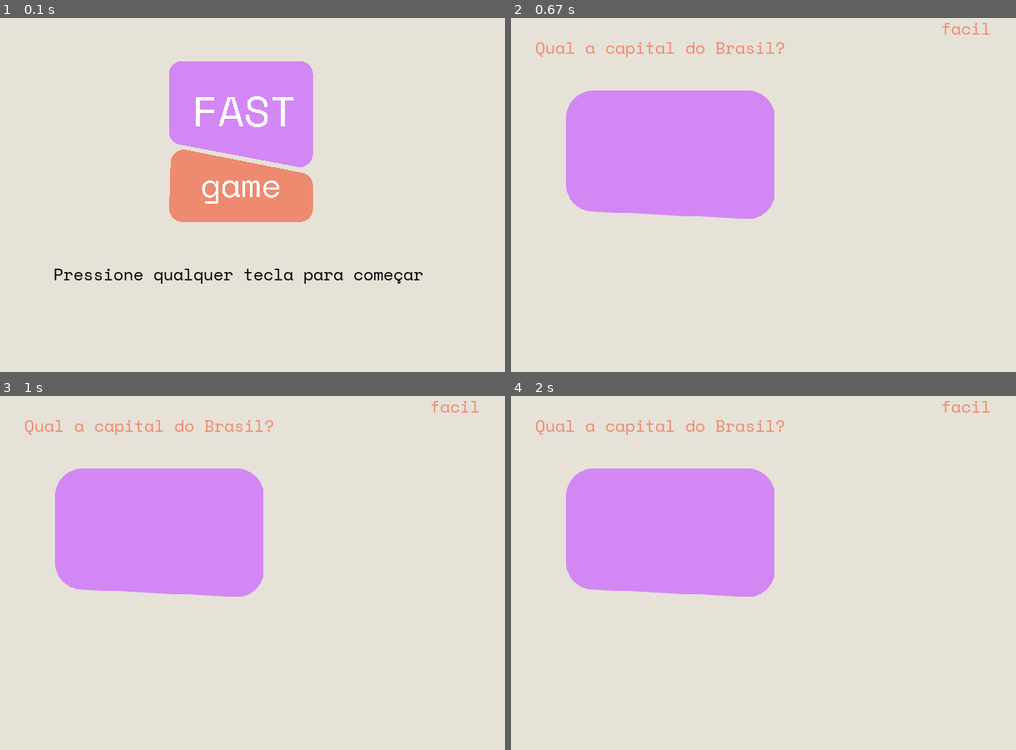
Above: before the commit, frames 1-4 (two rows, left to right).
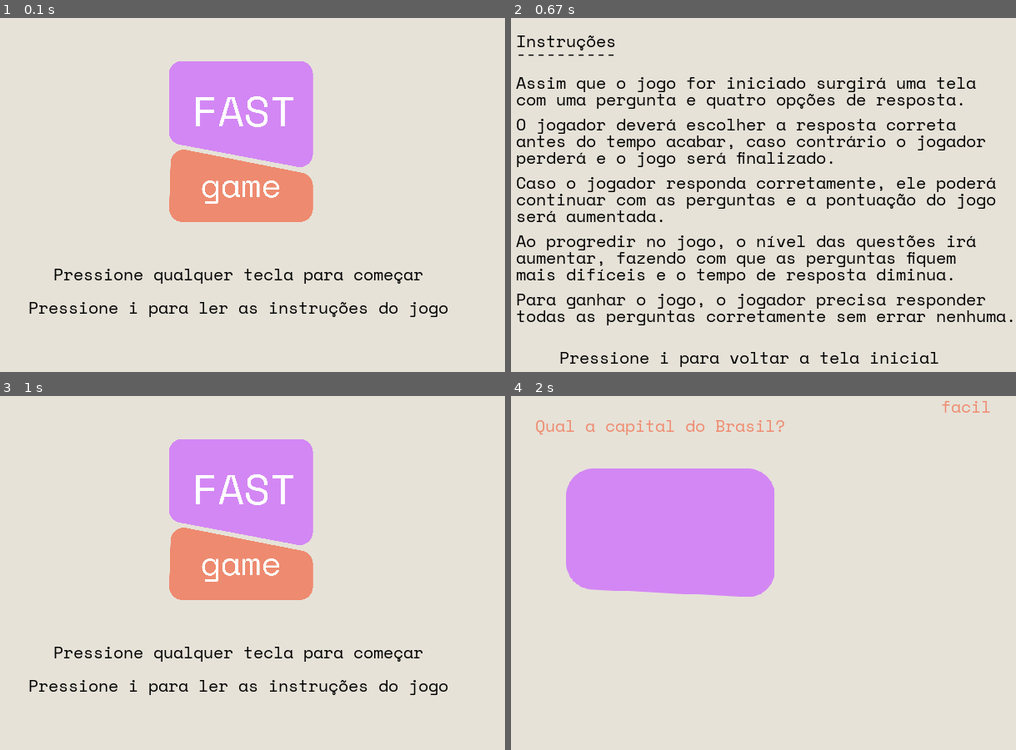
Above: after the commit, the same moments.

Repository: insper-classroom/devlife-23-1-projeto-pygame-jonas-pelegrina-gabriel-mendes
Game: pygame game, started from jogo.py
Same seed, same stepped clock (60 frames per second), same inputs: the game is played once before the commit and once after it.
Inputs:
- Up to frame 1 (0.1 s): no input
- Up to frame 2 (0.67 s): tap I at 0.33 s
- Up to frame 3 (1 s): tap I at 0.67 s
- Up to frame 4 (2 s): tap Enter at 1 s

The runs differ from the first frame. In frame 1, 0.8% of the frame differs, in the area x 5-89%, y 80-85%; in frame 2, 25%, in the area x 0-100%, y 1-99%; in frame 3, 20%; in frame 4, nothing differs.

Commit message:
Código atualizada (tela de instruções adicionada).

Diff:
--- a/config.py
+++ b/config.py
@@ -1,5 +1,3 @@
-from perguntas_e_respostas import *
-from funcoes import *
 # Dados gerais do jogo.
 WIDTH = 640 # Largura da tela
 HEIGHT = 480 # Altura da tela
@@ -7,6 +5,5 @@
 
 # Variáveis
 tela_de_inicio = True
+tela_de_instrucoes = False
 inicio_jogo = False
-
-questao_sorteada = sorteia_questao(perguntas,'medio')
--- a/jogo.py
+++ b/jogo.py
@@ -15,7 +15,7 @@
 # ----- Gera tela principal
 window = display.set_mode((WIDTH, HEIGHT))
 clock = time.Clock()
-display.set_caption('Fast Game')
+display.set_caption('FastGame')
 
 
 # Símbolo do Pygame
@@ -28,12 +28,53 @@
     window.fill ((230, 226, 216))
     if tela_de_inicio:
         window.blit(logo, (WIDTH/2 - logo.get_width()/2, HEIGHT/2 - logo.get_height()/2 - 80))
-        fonte = fonte_jogo.render('Pressione qualquer tecla para começar', True, (0, 0, 0))
-        window.blit(fonte, (WIDTH/2 - fonte.get_width()/2, HEIGHT/2 - fonte.get_height()/2 + 80))
+        start = fonte_jogo.render('Pressione qualquer tecla para começar', True, (0, 0, 0))
+        instrucoes = fonte_jogo.render('Pressione i para ler as instruções do jogo', True, (0, 0, 0))
+        window.blit(start, (WIDTH/2 - start.get_width()/2, HEIGHT/2 - start.get_height()/2 + 80))
+        window.blit(instrucoes, (WIDTH/2 - instrucoes.get_width()/2, HEIGHT/2 - instrucoes.get_height()/2 + 120))
 
     else:
 
-        if inicio_jogo:
+        if tela_de_instrucoes:
+            instrucoes = fonte_jogo.render('Instruções', True, (0, 0, 0))
+            instrucoes_detalhe = fonte_jogo.render('----------', True, (0, 0, 0))
+            regras = fonte_jogo.render('Assim que o jogo for iniciado surgirá uma tela', True, (0, 0, 0))
+            regras1 = fonte_jogo.render('com uma pergunta e quatro opções de resposta.', True, (0, 0, 0))
+            regras2 = fonte_jogo.render('O jogador deverá escolher a resposta correta', True, (0, 0, 0))
+            regras3 = fonte_jogo.render('antes do tempo acabar, caso contrário o jogador', True, (0, 0, 0))
+            regras4 = fonte_jogo.render('perderá e o jogo será finalizado.', True, (0, 0, 0))
+            regras5 = fonte_jogo.render('Caso o jogador responda corretamente, ele poderá', True, (0, 0, 0))
+            regras6 = fonte_jogo.render('continuar com as perguntas e a pontuação do jogo', True, (0, 0, 0))
+            regras7 = fonte_jogo.render('será aumentada.', True, (0, 0, 0))
+            regras8 = fonte_jogo.render('Ao progredir no jogo, o nível das questões irá', True, (0, 0, 0))
+            regras9 = fonte_jogo.render('aumentar, fazendo com que as perguntas fiquem', True, (0, 0, 0))
+            regras10 = fonte_jogo.render('mais difíceis e o tempo de resposta diminua.', True, (0, 0, 0))
+            regras11 = fonte_jogo.render('Para ganhar o jogo, o jogador precisa responder', True, (0, 0, 0))
+            regras12 = fonte_jogo.render('todas as perguntas corretamente sem errar nenhuma.', True, (0, 0, 0))
+            inicio = fonte_jogo.render('Pressione i para voltar a tela inicial', True, (0, 0, 0))
+
+            window.blit(instrucoes, (WIDTH/2 - instrucoes.get_width()/2 - 220, HEIGHT/2 - instrucoes.get_height()/2 - 200))
+            window.blit(instrucoes_detalhe, (WIDTH/2 - instrucoes_detalhe.get_width()/2 - 220, HEIGHT/2 - instrucoes_detalhe.get_height()/2 - 185))
+            window.blit(regras, (WIDTH/2 - instrucoes.get_width()/2 - 220, HEIGHT/2 - instrucoes.get_height()/2 - 150))
+            window.blit(regras1, (WIDTH/2 - instrucoes.get_width()/2 - 220, HEIGHT/2 - instrucoes.get_height()/2 - 130))
+            window.blit(regras2, (WIDTH/2 - instrucoes.get_width()/2 - 220, HEIGHT/2 - instrucoes.get_height()/2 - 100))
+            window.blit(regras3, (WIDTH/2 - instrucoes.get_width()/2 - 220, HEIGHT/2 - instrucoes.get_height()/2 - 80))
+            window.blit(regras4, (WIDTH/2 - instrucoes.get_width()/2 - 220, HEIGHT/2 - instrucoes.get_height()/2 - 60))
+            window.blit(regras5, (WIDTH/2 - instrucoes.get_width()/2 - 220, HEIGHT/2 - instrucoes.get_height()/2 - 30))
+            window.blit(regras6, (WIDTH/2 - instrucoes.get_width()/2 - 220, HEIGHT/2 - instrucoes.get_height()/2 - 10))
+            window.blit(regras7, (WIDTH/2 - instrucoes.get_width()/2 - 220, HEIGHT/2 - instrucoes.get_height()/2 + 10))
+            window.blit(regras8, (WIDTH/2 - instrucoes.get_width()/2 - 220, HEIGHT/2 - instrucoes.get_height()/2 + 40))
+            window.blit(regras9, (WIDTH/2 - instrucoes.get_width()/2 - 220, HEIGHT/2 - instrucoes.get_height()/2 + 60))
+            window.blit(regras10, (WIDTH/2 - instrucoes.get_width()/2 - 220, HEIGHT/2 - instrucoes.get_height()/2 + 80))
+            window.blit(regras11, (WIDTH/2 - instrucoes.get_width()/2 - 220, HEIGHT/2 - instrucoes.get_height()/2 + 110))
+            window.blit(regras12, (WIDTH/2 - instrucoes.get_width()/2 - 220, HEIGHT/2 - instrucoes.get_height()/2 + 130))
+            window.blit(inicio, (WIDTH/2 - inicio.get_width()/2, HEIGHT/2 - inicio.get_height()/2 + 180))
+
+
+
+
+
+        elif inicio_jogo:
             #Pergunta do jogo
             fonte = fonte_jogo.render(sorteia_questao(perguntas,'facil')['titulo'], True, (238, 138, 111))
             window.blit (fonte, (WIDTH/3 - fonte.get_width()/2, HEIGHT/10 - fonte.get_height()/2))
@@ -54,8 +95,16 @@
             rodando = False
         elif evento.type == KEYDOWN:
             if tela_de_inicio:
-                inicio_jogo = True
-                tela_de_inicio = False
+                if evento.key == K_i:
+                    tela_de_inicio = False
+                    tela_de_instrucoes = True
+                else:
+                    tela_de_inicio = False
+                    inicio_jogo = True
+            else:
+                if evento.key == K_i:
+                    tela_de_inicio = True
+                    tela_de_instrucoes = False
 
     clock.tick(FPS)
     display.update()
